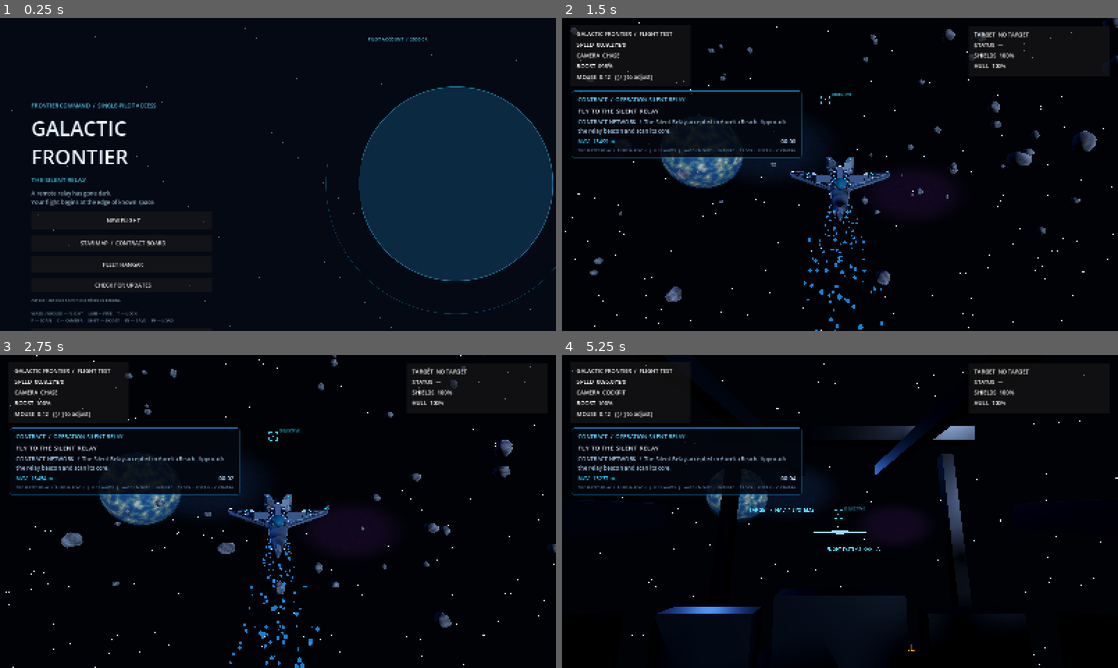
Above: before the commit, frames 1-4 (two rows, left to right).
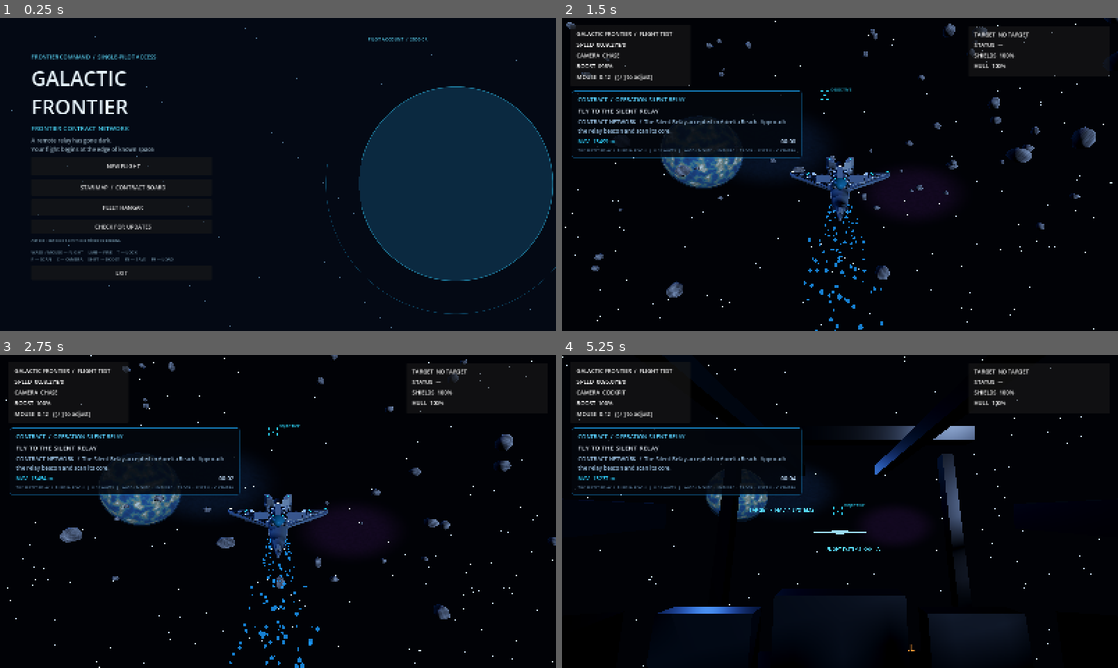
Above: after the commit, the same moments.

Repository: valdissor1990-ui/GALACTIC-FRONTIER
Game: Godot game, scene res://scenes/bootstrap/main.tscn
Same seed, same stepped clock (60 frames per second), same inputs: the game is played once before the commit and once after it.
Inputs (mouse positions are in pixels of both pictures, inside the frame that each line leads up to):
- Up to frame 1 (0.25 s): no input
- Up to frame 2 (1.5 s): click "NEW FLIGHT" at 0.5 s; tap Enter at 1.25 s; move the mouse to (867, 174) at 1.27 s; hold W (move_forward) from 1.28 s (still down); hold Shift (boost) from 1.28 s (still down)
- Up to frame 3 (2.75 s): keep holding W (move_forward); move the mouse to (250, 511) at 2.02 s; release Shift (boost) at 2.03 s; click (250, 511) at 2.1 s
- Up to frame 4 (5.25 s): keep holding W (move_forward); move the mouse to (851, 505) at 2.77 s; hold F (scan) 2.78-3.53 s; move the mouse to (834, 517) at 3.52 s; tap Y (target_clear) at 3.6 s; move the mouse to (878, 514) at 4.27 s; hold T (target_lock) 4.28-5.03 s; move the mouse to (795, 508) at 5.02 s; tap C (toggle_camera) at 5.1 s

The runs differ from the first frame. In frame 1, 4.7% of the frame differs, in the area x 5-35%, y 11-98%; in frame 2, 2.1%; in frame 3, 2.1%; in frame 4, 1.7%.

Commit message:
Fit the expanded contract menu cleanly within Full HD screen bounds

Diff:
--- a/scripts/ui/main_menu.gd
+++ b/scripts/ui/main_menu.gd
@@ -33,9 +33,9 @@
 	var layout := VBoxContainer.new()
 	layout.name = "MainMenuLayout"
 	layout.set_anchors_preset(Control.PRESET_CENTER_LEFT)
-	layout.position = Vector2(90, -210)
+	layout.position = Vector2(90, -350)
 	layout.custom_minimum_size = Vector2(520, 450)
-	layout.add_theme_constant_override("separation", 14)
+	layout.add_theme_constant_override("separation", 10)
 	add_child(layout)
 	var eyebrow := Label.new()
 	eyebrow.text = "FRONTIER COMMAND  /  SINGLE-PILOT ACCESS"
@@ -47,7 +47,7 @@
 	title.add_theme_color_override("font_color", Color("#e8f4fb"))
 	layout.add_child(title)
 	var subtitle := Label.new()
-	subtitle.text = "THE SILENT RELAY"
+	subtitle.text = "FRONTIER CONTRACT NETWORK"
 	subtitle.add_theme_font_size_override("font_size", 18)
 	subtitle.add_theme_color_override("font_color", Color("#43c2e1"))
 	layout.add_child(subtitle)
